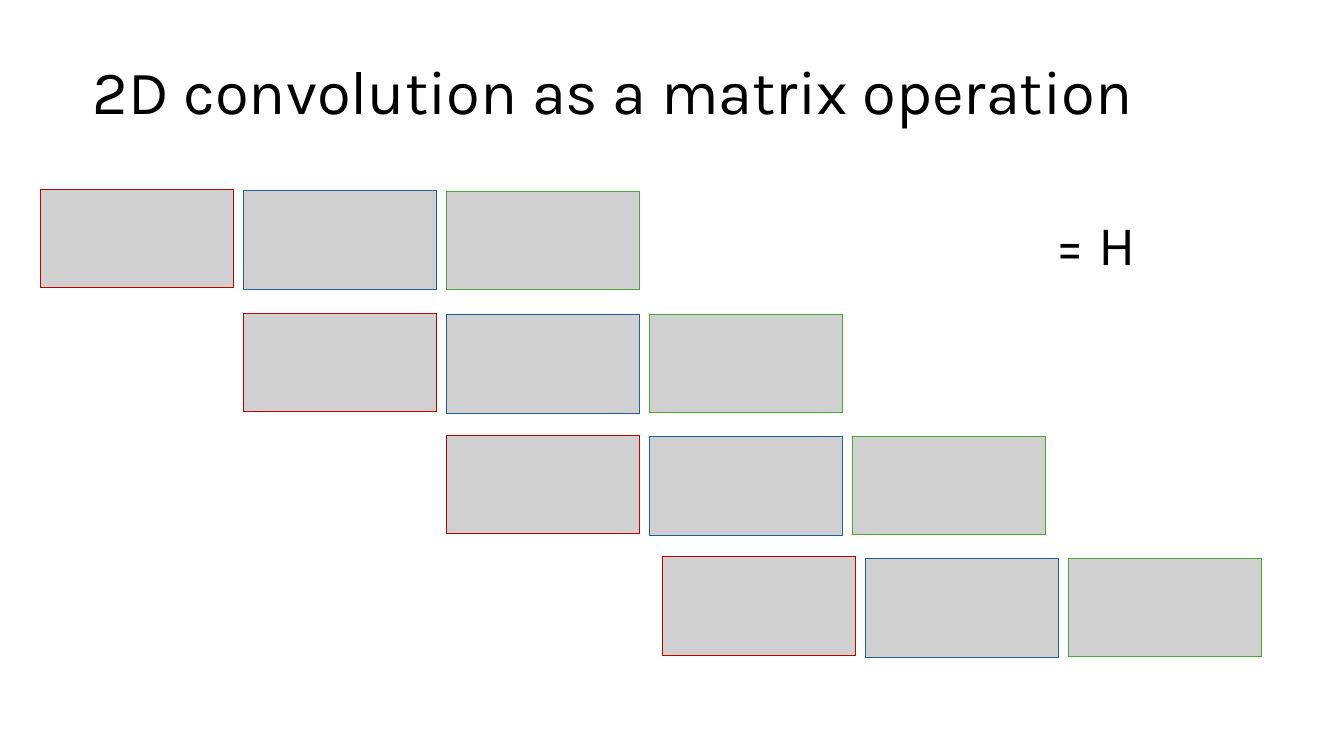
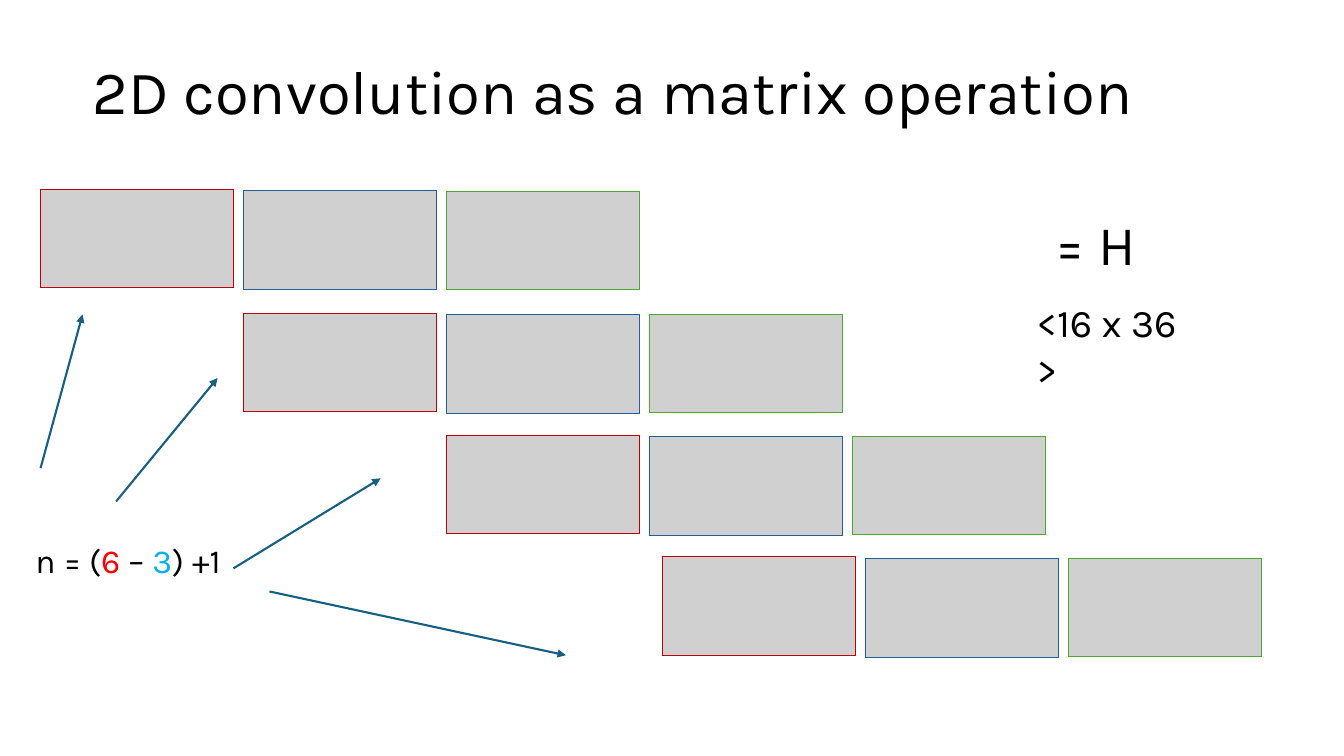
Before and after one commit to SSOE-ECE1390/LecturePowerPoints, a slide deck: slide 12 of ECE1390_Lecture2.pptx (slide 9 before the commit). Drawn at 1344x756 pixels with LibreOffice and Linux fonts; fonts in the diff are those of the drawing; grey boxes stand for pictures. Boxes give left, top, right and bottom in pixels: in the first picture for what was removed or moved away, otherwise in the second. Text is boxed around its words. In the diff, an @@ line names an element or a change of style, - is before the commit and + after.

```diff
--- a/ECE1390_Lecture2.pptx
+++ b/ECE1390_Lecture2.pptx
@@ arrow added from (40, 468) to (83, 315), #156082 1.5 pt @@
@@ text added at box(1037, 312, 1177, 338), 28 pt, text #000000 @@
+<16 x 36 >
@@ arrow added from (116, 501) to (218, 378), #156082 1.5 pt @@
@@ arrow added from (234, 569) to (381, 479), #156082 1.5 pt @@
@@ text added at box(35, 548, 221, 577), 24 pt, text #000000 @@
+n = (6 – 3) +1
@@ arrow added from (269, 592) to (566, 655), #156082 1.5 pt @@
```
Also in this commit, not shown: 14 other slides changed, 4 slides added, 2 other files.
